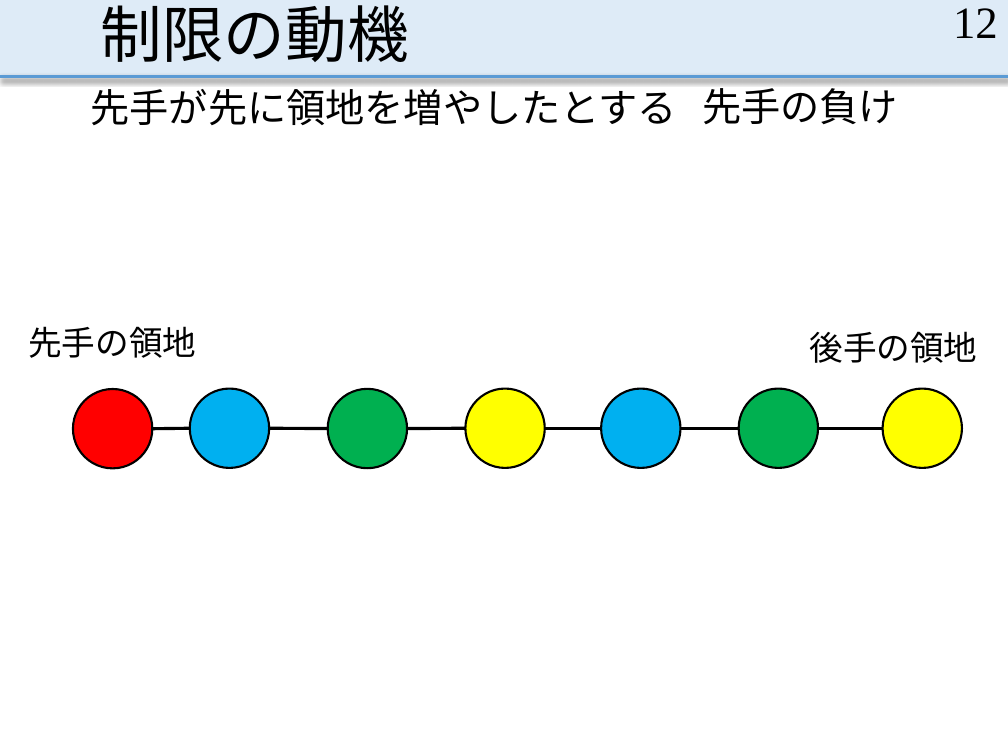
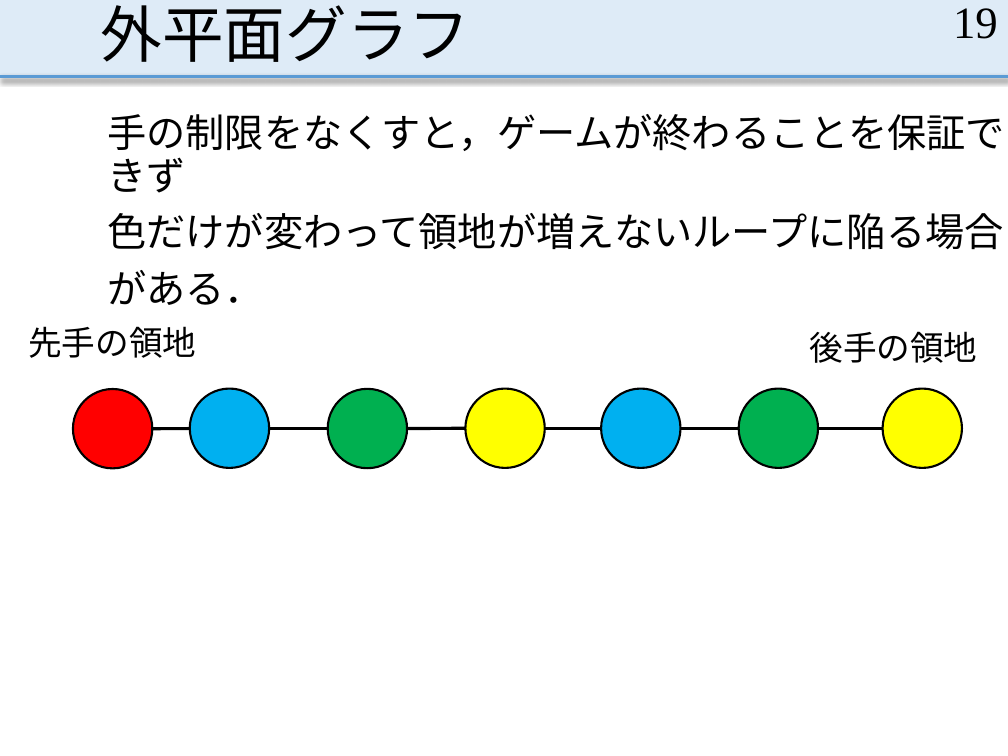
Before and after one commit to MasayaOda/SR, a slide deck: slide 19 of 200604oda.pptx (slide 12 before the commit). Drawn at 1008x756 pixels with LibreOffice and Linux fonts; fonts in the diff are those of the drawing. Boxes give left, top, right and bottom in pixels: in the first picture for what was removed or moved away, otherwise in the second. Text is boxed around its words. In the diff, an @@ line names an element or a change of style, - is before the commit and + after.

Commit message:
１時間は手を動かすって決めると良い

```diff
--- a/200604oda.pptx
+++ b/200604oda.pptx
@@ title at [101, 5, 471, 62]: text changed @@
-制限の動機
+外平面グラフ
@@ page number at [953, 8, 998, 39]: text changed @@
-12
+19
@@ text removed at [91, 82, 677, 125] @@
-先手が先に領地を増やしたとする
@@ text removed at [702, 82, 898, 124] @@
-先手の負け
@@ text added at [108, 114, 1006, 250], 28 pt, text #000000 @@
+手の制限をなくすと，ゲームが終わることを保証できず
+色だけが変わって領地が増えないループに陥る場合
+がある．
```
Also in this commit, not shown: 12 other slides changed, 38 slides added, 66 slides removed.
